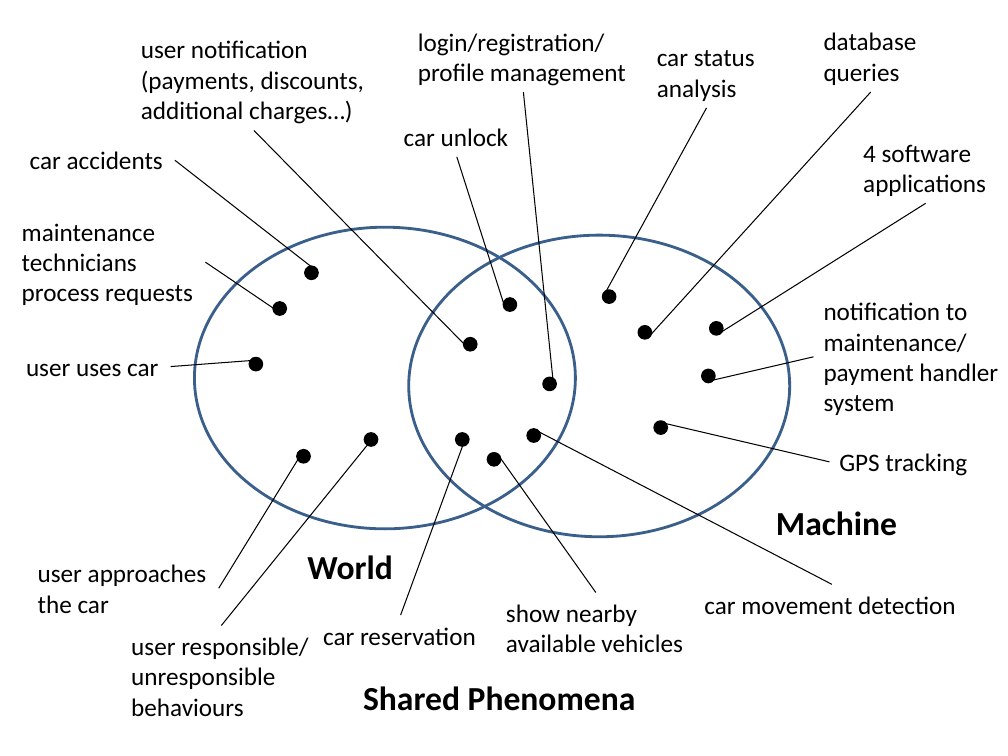
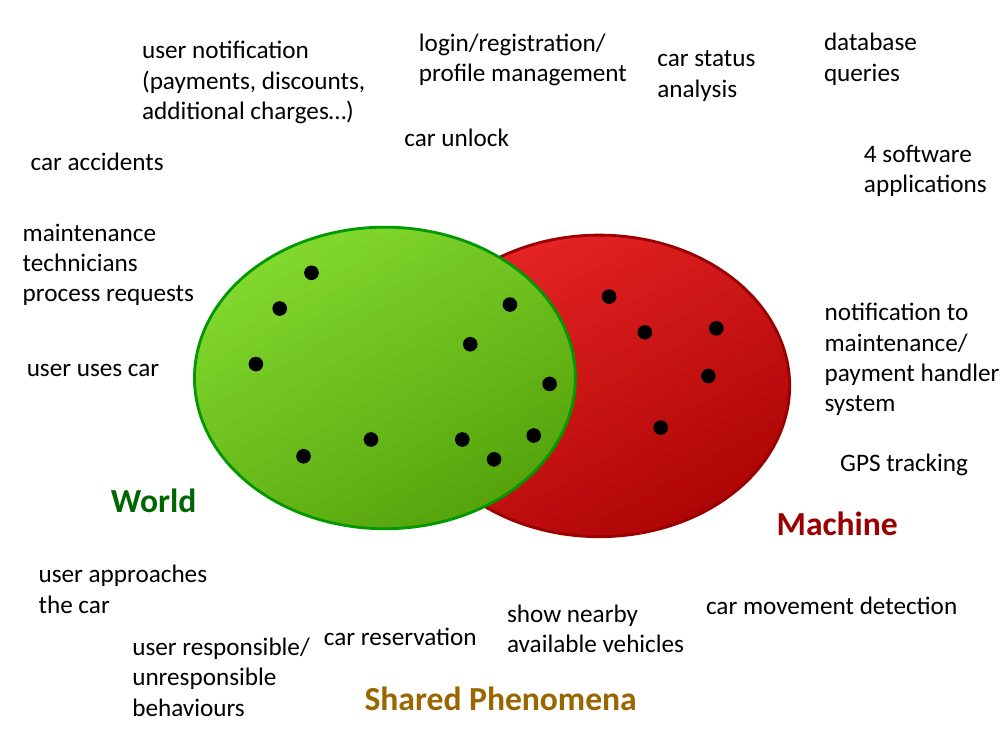
Before and after one commit to GiovanniScotti/PowerEnjoy-SEII-Project-Scotti-Trabucchi, a slide deck: slide 11 of DELIVERIES/RASD_Delivery_Presentation.pptx. Drawn at 1008x756 pixels with LibreOffice and Linux fonts; fonts in the diff are those of the drawing. Boxes give left, top, right and bottom in pixels: in the first picture for what was removed or moved away, otherwise in the second. Text is boxed around its words. In the diff, an @@ line names an element or a change of style, - is before the commit and + after.

Commit message:
Adjusts graphics in presentation file, adds .pdf version
Modifies the W&M graphic layout and adds the exported pdf version of the
slideshow

```diff
--- a/DELIVERIES/RASD_Delivery_Presentation.pptx
+++ b/DELIVERIES/RASD_Delivery_Presentation.pptx
@@ line removed from (553, 388) to (523, 93) @@
@@ line removed from (603, 296) to (707, 108) @@
@@ line removed from (649, 337) to (871, 92) @@
@@ line removed from (465, 345) to (254, 130) @@
@@ line removed from (311, 267) to (174, 160) @@
@@ line removed from (504, 304) to (457, 157) @@
@@ line removed from (721, 333) to (925, 204) @@
@@ ellipse at box(195, 227, 576, 528): fill none to gradient #8AE234 to #4E9A06; outline #3A5F8C 2 pt to #009900 2 pt @@
@@ ellipse at box(409, 235, 790, 536): fill none to gradient #EF2929 to #A40000; outline #3A5F8C 2 pt to #990000 2 pt @@
@@ line removed from (274, 308) to (206, 262) @@
@@ line removed from (713, 380) to (813, 357) @@
@@ line removed from (260, 360) to (170, 367) @@
@@ line removed from (375, 435) to (222, 626) @@
@@ line removed from (400, 615) to (467, 435) @@
@@ line removed from (538, 431) to (832, 585) @@
@@ line removed from (830, 462) to (665, 423) @@
@@ text "World": place and size @@
-text "World" at box(307, 555, 392, 580)
+text "World" at box(111, 488, 196, 513)
@@ text "World" at box(111, 488, 196, 513): text colour #000000 to #006600 @@
@@ line removed from (303, 451) to (219, 589) @@
@@ line removed from (498, 456) to (596, 593) @@
@@ text "Machine" at box(777, 511, 898, 536): text colour #000000 to #990000 @@
@@ text "Shared Phenomena" at box(365, 686, 637, 711): text colour #000000 to #996600 @@
```
Also in this commit, not shown: 17 other slides changed, 1 other file.
